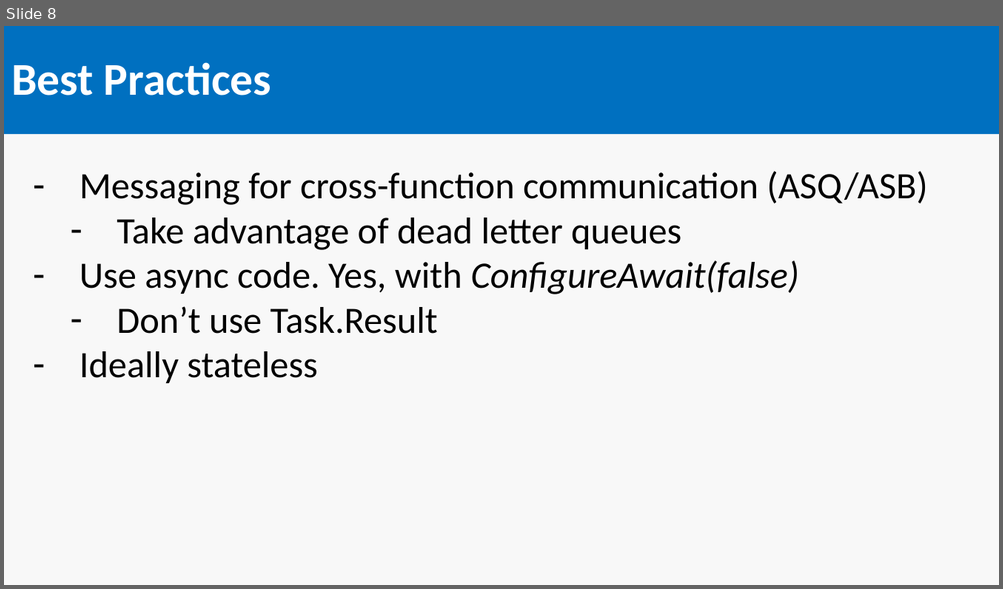
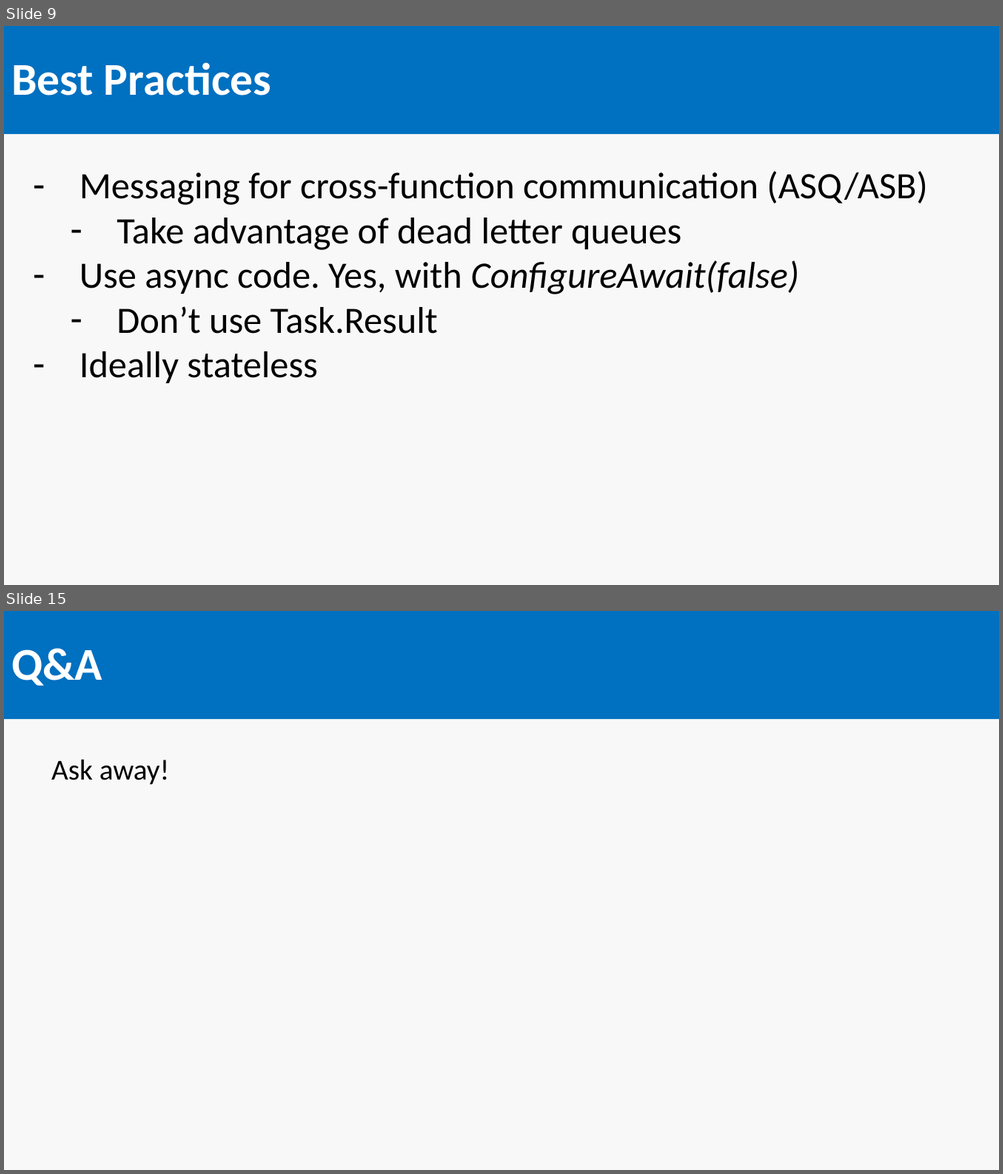
Before and after one commit to SeanFeldman/AzureFunctions-DotNet-YYC, a slide deck: AzureFunctions.pptx. Shown one above the other, each under a label of ours: slide 8 before the commit, slides 9 and 15 after it; the slides between them are not shown. The pictures are 1003x589 and 1003x1174 pixels, drawn with LibreOffice and Linux fonts; fonts in the diff are those of the drawing. Boxes give left, top, right and bottom in pixels: in the first picture for what was removed or moved away, otherwise in the second. Text is boxed around its words. In the diff, an @@ line names an element or a change of style, - is before the commit and + after.

```diff
--- a/AzureFunctions.pptx
+++ b/AzureFunctions.pptx
@@ slide 15 added at (4,611,999,1170), background #F8F8F8 @@
@@ title added at (4,611,999,719), fill #0070C0, 44 pt, text #FFFFFF, bold @@
+Q&A
@@ text added at (51,759,170,785), 28 pt, text #000000 @@
+Ask away!
@@ what was slide 8 is now slide 9 @@
```
Also in this commit, not shown: 8 slides changed.
